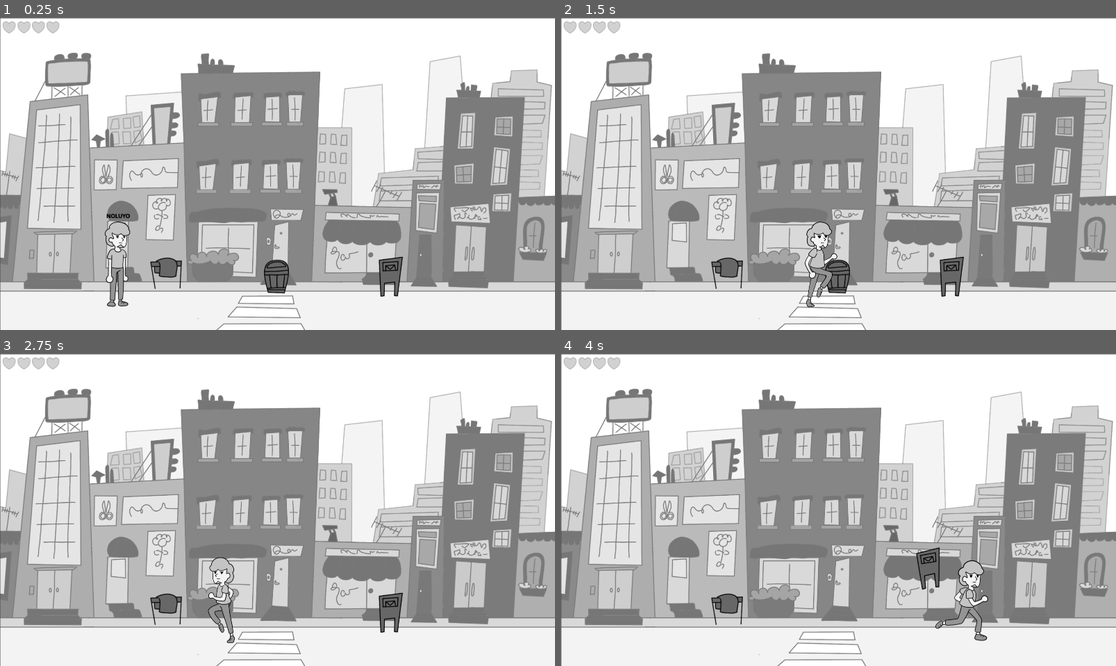
Above: before the commit, frames 1-4 (two rows, left to right).
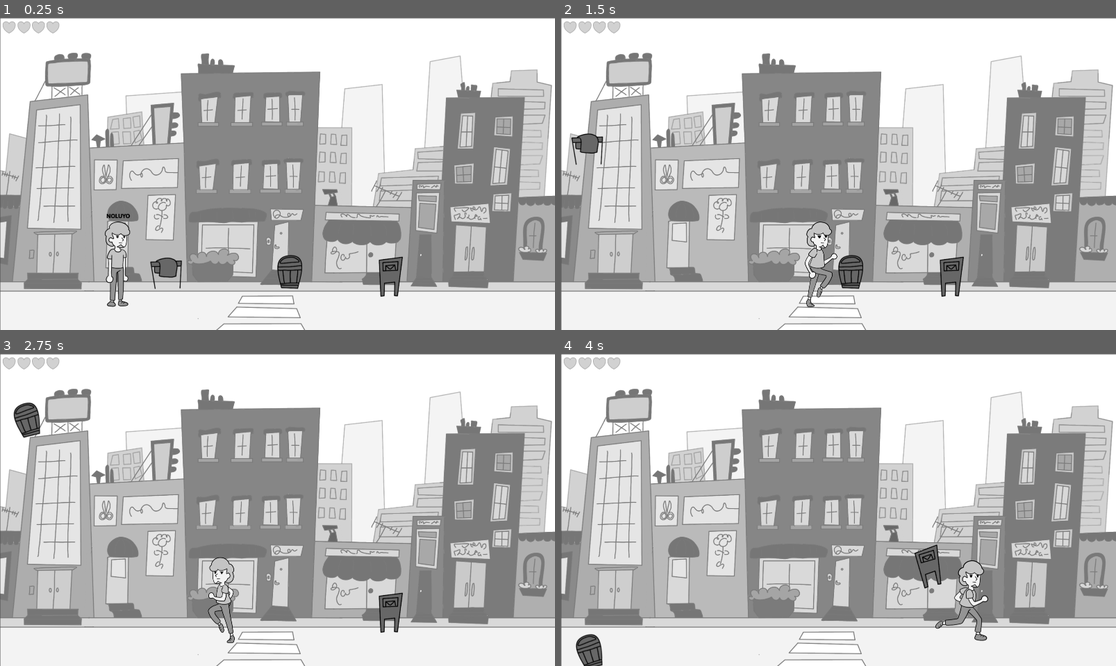
Above: after the commit, the same moments.

Repository: UmtiPako/Memoryless
Game: Godot game, scene res://Scenes/Places/dışarı/sokak_1.tscn
Same seed, same stepped clock (60 frames per second), same inputs: the game is played once before the commit and once after it. This scene is started directly instead of the project's main scene.
Inputs:
- Up to frame 1 (0.25 s): no input
- Up to frame 2 (1.5 s): tap Enter (ui_accept) at 0.5, 0.77 s; hold Right (ui_right) from 0.53 s (still down); tap Shift (Dash) at 0.6, 1.35 s
- Up to frame 3 (2.75 s): tap Enter (ui_accept) at 1.52 s; release Right (ui_right) at 2.03 s; hold Left (ui_left) from 2.03 s (still down); tap Shift (Dash) at 2.1 s
- Up to frame 4 (4 s): release Left (ui_left) at 2.78 s; hold Right (ui_right) from 2.78 s (still down); tap Shift (Dash) at 2.85, 3.6 s; tap Enter (ui_accept) at 3.02, 3.77 s

The runs differ from the first frame. In frame 1, 0.5% of the frame differs, in the area x 47-55%, y 75-89%; in frame 2, 1.1%, in the area x 1-55%, y 36-89%; in frame 3, 0.7%; in frame 4, 1.0%.

Commit message:
Proplar+3SokakSahne

Diff:
--- /dev/null
+++ b/Props/Ananas.tscn
@@ -0,0 +1,15 @@
+[gd_scene load_steps=3 format=3 uid="uid://b1qdyk5uwt86f"]
+
+[ext_resource type="PackedScene" uid="uid://dwhkxegc4l62h" path="res://Props/propbase.tscn" id="1_8oypu"]
+[ext_resource type="Texture2D" uid="uid://bu20pgyqpgoyg" path="res://Scenes/Places/dışarı/assets/Ananas.png" id="2_cqbdq"]
+
+[node name="PropBase" instance=ExtResource("1_8oypu")]
+
+[node name="CollisionShape2D" parent="." index="0"]
+position = Vector2(-10, -11.5)
+
+[node name="Sprite2D" parent="." index="1"]
+texture = ExtResource("2_cqbdq")
+
+[node name="CollisionShape2D2" parent="Area2D" index="0"]
+position = Vector2(-1.5, -12.25)
--- /dev/null
+++ b/Props/Balta.tscn
@@ -0,0 +1,23 @@
+[gd_scene load_steps=5 format=3 uid="uid://b8bmwdbyc54lg"]
+
+[ext_resource type="PackedScene" uid="uid://dwhkxegc4l62h" path="res://Props/propbase.tscn" id="1_8i8il"]
+[ext_resource type="Texture2D" uid="uid://bukcg28tprc6g" path="res://Scenes/Places/market/assets/Balta.png" id="2_wqp6r"]
+
+[sub_resource type="RectangleShape2D" id="RectangleShape2D_8i8il"]
+size = Vector2(271, 106)
+
+[sub_resource type="RectangleShape2D" id="RectangleShape2D_wqp6r"]
+size = Vector2(291, 127)
+
+[node name="PropBase" instance=ExtResource("1_8i8il")]
+
+[node name="CollisionShape2D" parent="." index="0"]
+position = Vector2(0.5, 7)
+shape = SubResource("RectangleShape2D_8i8il")
+
+[node name="Sprite2D" parent="." index="1"]
+texture = ExtResource("2_wqp6r")
+
+[node name="CollisionShape2D2" parent="Area2D" index="0"]
+position = Vector2(2.5, 2.5)
+shape = SubResource("RectangleShape2D_wqp6r")
--- /dev/null
+++ b/Props/Cop.tscn
@@ -0,0 +1,19 @@
+[gd_scene load_steps=4 format=3 uid="uid://8vxdspuv1lcj"]
+
+[ext_resource type="PackedScene" uid="uid://dwhkxegc4l62h" path="res://Props/propbase.tscn" id="1_wae10"]
+
+[sub_resource type="RectangleShape2D" id="RectangleShape2D_pdffs"]
+size = Vector2(93, 122)
+
+[sub_resource type="RectangleShape2D" id="RectangleShape2D_gp2sx"]
+size = Vector2(114, 142)
+
+[node name="PropBase" instance=ExtResource("1_wae10")]
+
+[node name="CollisionShape2D" parent="." index="0"]
+position = Vector2(4.5, -3)
+shape = SubResource("RectangleShape2D_pdffs")
+
+[node name="CollisionShape2D2" parent="Area2D" index="0"]
+position = Vector2(4, -1)
+shape = SubResource("RectangleShape2D_gp2sx")
--- /dev/null
+++ b/Props/Domat.tscn
@@ -0,0 +1,23 @@
+[gd_scene load_steps=5 format=3 uid="uid://sp5k2nao0nvc"]
+
+[ext_resource type="PackedScene" uid="uid://dwhkxegc4l62h" path="res://Props/propbase.tscn" id="1_8kx11"]
+[ext_resource type="Texture2D" uid="uid://dcce57vlv3gby" path="res://Scenes/Places/dışarı/assets/Domat.png" id="2_ykelm"]
+
+[sub_resource type="CircleShape2D" id="CircleShape2D_8kx11"]
+radius = 50.1423
+
+[sub_resource type="CircleShape2D" id="CircleShape2D_ykelm"]
+radius = 63.7122
+
+[node name="PropBase" instance=ExtResource("1_8kx11")]
+
+[node name="CollisionShape2D" parent="." index="0"]
+position = Vector2(1.5, 2)
+shape = SubResource("CircleShape2D_8kx11")
+
+[node name="Sprite2D" parent="." index="1"]
+texture = ExtResource("2_ykelm")
+
+[node name="CollisionShape2D2" parent="Area2D" index="0"]
+position = Vector2(0, 2.5)
+shape = SubResource("CircleShape2D_ykelm")
--- a/Props/HavluAskılığı.tscn
+++ b/Props/HavluAskılığı.tscn
@@ -1,15 +1,23 @@
-[gd_scene load_steps=3 format=3 uid="uid://cmik73bnmdtnk"]
+[gd_scene load_steps=5 format=3 uid="uid://cmik73bnmdtnk"]
 
 [ext_resource type="PackedScene" uid="uid://dwhkxegc4l62h" path="res://Props/propbase.tscn" id="1_qpxa3"]
 [ext_resource type="Texture2D" uid="uid://bhr2yi2rd6lg6" path="res://Scenes/Places/içeri/assets/HavluAskısı.png" id="2_xwt4f"]
 
+[sub_resource type="RectangleShape2D" id="RectangleShape2D_qpxa3"]
+size = Vector2(113, 112)
+
+[sub_resource type="RectangleShape2D" id="RectangleShape2D_xwt4f"]
+size = Vector2(135, 136)
+
 [node name="PropBase" instance=ExtResource("1_qpxa3")]
 
 [node name="CollisionShape2D" parent="." index="0"]
-position = Vector2(-1.5, -10.75)
+position = Vector2(-0.5, -10)
+shape = SubResource("RectangleShape2D_qpxa3")
 
 [node name="Sprite2D" parent="." index="1"]
 texture = ExtResource("2_xwt4f")
 
 [node name="CollisionShape2D2" parent="Area2D" index="0"]
-position = Vector2(0.5, -11.5)
+position = Vector2(-0.5, -12)
+shape = SubResource("RectangleShape2D_xwt4f")
--- /dev/null
+++ b/Props/Havuc.tscn
@@ -0,0 +1,27 @@
+[gd_scene load_steps=5 format=3 uid="uid://bf5alvrpvky6n"]
+
+[ext_resource type="PackedScene" uid="uid://dwhkxegc4l62h" path="res://Props/propbase.tscn" id="1_07co6"]
+[ext_resource type="Texture2D" uid="uid://cljiwejfbdmpb" path="res://Scenes/Places/dışarı/assets/Havuc.png" id="2_x0gli"]
+
+[sub_resource type="CapsuleShape2D" id="CapsuleShape2D_07co6"]
+radius = 31.7341
+height = 183.61
+
+[sub_resource type="CapsuleShape2D" id="CapsuleShape2D_x0gli"]
+radius = 37.744
+height = 199.722
+
+[node name="PropBase" instance=ExtResource("1_07co6")]
+
+[node name="CollisionShape2D" parent="." index="0"]
+position = Vector2(3, 3)
+rotation = 0.598648
+shape = SubResource("CapsuleShape2D_07co6")
+
+[node name="Sprite2D" parent="." index="1"]
+texture = ExtResource("2_x0gli")
+
+[node name="CollisionShape2D2" parent="Area2D" index="0"]
+position = Vector2(3, 2)
+rotation = 0.598648
+shape = SubResource("CapsuleShape2D_x0gli")
--- a/Props/KayganZemin.tscn
+++ b/Props/KayganZemin.tscn
@@ -1,16 +1,23 @@
-[gd_scene load_steps=3 format=3 uid="uid://w1ytemwno1i1"]
+[gd_scene load_steps=5 format=3 uid="uid://w1ytemwno1i1"]
 
 [ext_resource type="PackedScene" uid="uid://dwhkxegc4l62h" path="res://Props/propbase.tscn" id="1_162tc"]
 [ext_resource type="Texture2D" uid="uid://bw6gv0tbh7rof" path="res://Scenes/Places/içeri/assets/KayganTabela.png" id="2_k5wib"]
 
+[sub_resource type="RectangleShape2D" id="RectangleShape2D_162tc"]
+size = Vector2(91, 102)
+
+[sub_resource type="RectangleShape2D" id="RectangleShape2D_k5wib"]
+size = Vector2(106, 120)
+
 [node name="PropBase" instance=ExtResource("1_162tc")]
 
 [node name="CollisionShape2D" parent="." index="0"]
-position = Vector2(-8.5, -2)
+position = Vector2(-8.5, 1)
+shape = SubResource("RectangleShape2D_162tc")
 
 [node name="Sprite2D" parent="." index="1"]
 texture = ExtResource("2_k5wib")
 
 [node name="CollisionShape2D2" parent="Area2D" index="0"]
-visible = false
-position = Vector2(-5.75, -4)
+position = Vector2(-5, 1)
+shape = SubResource("RectangleShape2D_k5wib")
--- a/Props/Makas.tscn
+++ b/Props/Makas.tscn
@@ -1,15 +1,23 @@
-[gd_scene load_steps=3 format=3 uid="uid://cvqo2npvvf3i1"]
+[gd_scene load_steps=5 format=3 uid="uid://cvqo2npvvf3i1"]
 
 [ext_resource type="PackedScene" uid="uid://dwhkxegc4l62h" path="res://Props/propbase.tscn" id="1_fsvk2"]
 [ext_resource type="Texture2D" uid="uid://bym7k1gulagx5" path="res://Scenes/Places/içeri/assets/Scissors.png" id="2_5mrnk"]
 
+[sub_resource type="RectangleShape2D" id="RectangleShape2D_fsvk2"]
+size = Vector2(129, 165)
+
+[sub_resource type="RectangleShape2D" id="RectangleShape2D_5mrnk"]
+size = Vector2(145, 199)
+
 [node name="PropBase" instance=ExtResource("1_fsvk2")]
 
 [node name="CollisionShape2D" parent="." index="0"]
-position = Vector2(-3, 10.5)
+position = Vector2(-1.5, 14.5)
+shape = SubResource("RectangleShape2D_fsvk2")
 
 [node name="Sprite2D" parent="." index="1"]
 texture = ExtResource("2_5mrnk")
 
 [node name="CollisionShape2D2" parent="Area2D" index="0"]
-position = Vector2(0, 11)
+position = Vector2(-0.5, 9.5)
+shape = SubResource("RectangleShape2D_5mrnk")
--- /dev/null
+++ b/Props/Misir.tscn
@@ -0,0 +1,27 @@
+[gd_scene load_steps=5 format=3 uid="uid://bh7etrnupssjk"]
+
+[ext_resource type="PackedScene" uid="uid://dwhkxegc4l62h" path="res://Props/propbase.tscn" id="1_mjnhy"]
+[ext_resource type="Texture2D" uid="uid://36vecgcd0v0c" path="res://Scenes/Places/dışarı/assets/Misir.png" id="2_2cr6y"]
+
+[sub_resource type="CapsuleShape2D" id="CapsuleShape2D_mjnhy"]
+radius = 43.6561
+height = 121.488
+
+[sub_resource type="CapsuleShape2D" id="CapsuleShape2D_2cr6y"]
+radius = 53.8464
+height = 175.819
+
+[node name="PropBase" instance=ExtResource("1_mjnhy")]
+
+[node name="CollisionShape2D" parent="." index="0"]
+position = Vector2(6, 4)
+rotation = 0.359538
+shape = SubResource("CapsuleShape2D_mjnhy")
+
+[node name="Sprite2D" parent="." index="1"]
+position = Vector2(-2, 0)
+texture = ExtResource("2_2cr6y")
+
+[node name="CollisionShape2D2" parent="Area2D" index="0"]
+rotation = 0.359538
+shape = SubResource("CapsuleShape2D_2cr6y")
--- /dev/null
+++ b/Props/Pasta.tscn
@@ -0,0 +1,23 @@
+[gd_scene load_steps=5 format=3 uid="uid://cw17bd0gdhbrd"]
+
+[ext_resource type="PackedScene" uid="uid://dwhkxegc4l62h" path="res://Props/propbase.tscn" id="1_j0ymn"]
+[ext_resource type="Texture2D" uid="uid://blm028h47m45" path="res://Scenes/Places/market/assets/Pasta.png" id="2_6ta5p"]
+
+[sub_resource type="RectangleShape2D" id="RectangleShape2D_j0ymn"]
+size = Vector2(147, 119)
+
+[sub_resource type="RectangleShape2D" id="RectangleShape2D_6ta5p"]
+size = Vector2(156, 136)
+
+[node name="PropBase" instance=ExtResource("1_j0ymn")]
+
+[node name="CollisionShape2D" parent="." index="0"]
+position = Vector2(7.5, 4.5)
+shape = SubResource("RectangleShape2D_j0ymn")
+
+[node name="Sprite2D" parent="." index="1"]
+texture = ExtResource("2_6ta5p")
+
+[node name="CollisionShape2D2" parent="Area2D" index="0"]
+position = Vector2(8, 0)
+shape = SubResource("RectangleShape2D_6ta5p")
--- /dev/null
+++ b/Props/Sise.tscn
@@ -0,0 +1,23 @@
+[gd_scene load_steps=5 format=3 uid="uid://cvu7p77ghufo8"]
+
+[ext_resource type="PackedScene" uid="uid://dwhkxegc4l62h" path="res://Props/propbase.tscn" id="1_gjhgx"]
+[ext_resource type="Texture2D" uid="uid://jbu4bn373yr5" path="res://Scenes/Places/market/assets/Şişe.png" id="2_728o8"]
+
+[sub_resource type="RectangleShape2D" id="RectangleShape2D_gjhgx"]
+size = Vector2(151, 198)
+
+[sub_resource type="RectangleShape2D" id="RectangleShape2D_728o8"]
+size = Vector2(169, 218)
+
+[node name="PropBase" instance=ExtResource("1_gjhgx")]
+
+[node name="CollisionShape2D" parent="." index="0"]
+position = Vector2(21.5, -4)
+shape = SubResource("RectangleShape2D_gjhgx")
+
+[node name="Sprite2D" parent="." index="1"]
+texture = ExtResource("2_728o8")
+
+[node name="CollisionShape2D2" parent="Area2D" index="0"]
+position = Vector2(18.5, -6)
+shape = SubResource("RectangleShape2D_728o8")
--- /dev/null
+++ b/Props/Sprey.tscn
@@ -0,0 +1,23 @@
+[gd_scene load_steps=5 format=3 uid="uid://c88is0id8spox"]
+
+[ext_resource type="PackedScene" uid="uid://dwhkxegc4l62h" path="res://Props/propbase.tscn" id="1_xmcpe"]
+[ext_resource type="Texture2D" uid="uid://bg3ha5kipsqqs" path="res://Scenes/Places/market/assets/Sprey.png" id="2_8po0b"]
+
+[sub_resource type="RectangleShape2D" id="RectangleShape2D_xmcpe"]
+size = Vector2(111, 155)
+
+[sub_resource type="RectangleShape2D" id="RectangleShape2D_8po0b"]
+size = Vector2(133, 185)
+
+[node name="PropBase" instance=ExtResource("1_xmcpe")]
+
+[node name="CollisionShape2D" parent="." index="0"]
+position = Vector2(4.5, 5.5)
+shape = SubResource("RectangleShape2D_xmcpe")
+
+[node name="Sprite2D" parent="." index="1"]
+texture = ExtResource("2_8po0b")
+
+[node name="CollisionShape2D2" parent="Area2D" index="0"]
+position = Vector2(2.5, 1.5)
+shape = SubResource("RectangleShape2D_8po0b")
--- a/Props/posta.tscn
+++ b/Props/posta.tscn
@@ -1,15 +1,23 @@
-[gd_scene load_steps=3 format=3 uid="uid://dx7glo2oy1iun"]
+[gd_scene load_steps=5 format=3 uid="uid://dx7glo2oy1iun"]
 
 [ext_resource type="PackedScene" uid="uid://dwhkxegc4l62h" path="res://Props/propbase.tscn" id="1_wfhj8"]
 [ext_resource type="Texture2D" uid="uid://dudakqf00twdt" path="res://Scenes/Places/dışarı/assets/PostaKutusu.png" id="2_h6yvu"]
 
+[sub_resource type="RectangleShape2D" id="RectangleShape2D_wfhj8"]
+size = Vector2(86, 142)
+
+[sub_resource type="RectangleShape2D" id="RectangleShape2D_h6yvu"]
+size = Vector2(105, 169)
+
 [node name="PropBase" instance=ExtResource("1_wfhj8")]
 
 [node name="CollisionShape2D" parent="." index="0"]
-visible = false
+position = Vector2(5, 0)
+shape = SubResource("RectangleShape2D_wfhj8")
 
 [node name="Sprite2D" parent="." index="1"]
 texture = ExtResource("2_h6yvu")
 
 [node name="CollisionShape2D2" parent="Area2D" index="0"]
-position = Vector2(6, 0)
+position = Vector2(4.5, -5.5)
+shape = SubResource("RectangleShape2D_h6yvu")
--- a/Props/propbase.tscn
+++ b/Props/propbase.tscn
@@ -1,10 +1,7 @@
-[gd_scene load_steps=4 format=3 uid="uid://dwhkxegc4l62h"]
+[gd_scene load_steps=3 format=3 uid="uid://dwhkxegc4l62h"]
 
 [ext_resource type="Script" uid="uid://cvro6ta85s8t8" path="res://Props/propbase.gd" id="1_30fwv"]
 [ext_resource type="Texture2D" uid="uid://csawtdke088hp" path="res://Scenes/Places/dışarı/assets/CopKutusu.png" id="1_oky8h"]
-
-[sub_resource type="RectangleShape2D" id="RectangleShape2D_dh1f3"]
-size = Vector2(115, 117.5)
 
 [node name="PropBase" type="RigidBody2D"]
 collision_layer = 4
@@ -14,7 +11,6 @@
 
 [node name="CollisionShape2D" type="CollisionShape2D" parent="."]
 position = Vector2(3.5, -2)
-shape = SubResource("RectangleShape2D_dh1f3")
 
 [node name="Sprite2D" type="Sprite2D" parent="."]
 texture = ExtResource("1_oky8h")
@@ -25,6 +21,5 @@
 
 [node name="CollisionShape2D2" type="CollisionShape2D" parent="Area2D"]
 position = Vector2(5, -4)
-shape = SubResource("RectangleShape2D_dh1f3")
 
 [connection signal="body_entered" from="Area2D" to="." method="_on_area_2d_body_entered"]
--- a/Scenes/Places/dışarı/sokak_1.tscn
+++ b/Scenes/Places/dışarı/sokak_1.tscn
@@ -2,8 +2,8 @@
 
 [ext_resource type="PackedScene" uid="uid://catujxkkpafh6" path="res://Scenes/Places/Sahne_0.tscn" id="1_u7xv0"]
 [ext_resource type="Texture2D" uid="uid://c5m8lpwu81q1n" path="res://Scenes/Places/dışarı/assets/SokakBg.png" id="2_3vkd7"]
-[ext_resource type="PackedScene" uid="uid://dwhkxegc4l62h" path="res://Props/propbase.tscn" id="3_yr05y"]
 [ext_resource type="PackedScene" uid="uid://dx7glo2oy1iun" path="res://Props/posta.tscn" id="4_vgvij"]
+[ext_resource type="PackedScene" uid="uid://8vxdspuv1lcj" path="res://Props/Cop.tscn" id="5_8am5a"]
 [ext_resource type="PackedScene" uid="uid://cmik73bnmdtnk" path="res://Props/HavluAskılığı.tscn" id="5_jvxfm"]
 
 [node name="Sokak1" instance=ExtResource("1_u7xv0")]
@@ -11,17 +11,17 @@
 [node name="bg" parent="." index="0"]
 texture = ExtResource("2_3vkd7")
 
-[node name="PropBase" parent="." index="5" instance=ExtResource("3_yr05y")]
-position = Vector2(952, 896)
-
-[node name="The_Guy" parent="." index="6"]
+[node name="The_Guy" parent="." index="5"]
 scale = Vector2(0.8, 0.8)
 
-[node name="NavigationRegion2D" parent="." index="7"]
+[node name="NavigationRegion2D" parent="." index="6"]
 position = Vector2(1, 6)
 
-[node name="PropBase2" parent="." index="9" instance=ExtResource("4_vgvij")]
+[node name="PropBase2" parent="." index="8" instance=ExtResource("4_vgvij")]
 position = Vector2(1347, 892)
 
-[node name="PropBase3" parent="." index="10" instance=ExtResource("5_jvxfm")]
+[node name="PropBase3" parent="." index="9" instance=ExtResource("5_jvxfm")]
 position = Vector2(575, 892)
+
+[node name="PropBase" parent="." index="10" instance=ExtResource("5_8am5a")]
+position = Vector2(998, 880)
--- a/Scenes/Places/dışarı/sokak_2.tscn
+++ b/Scenes/Places/dışarı/sokak_2.tscn
@@ -4,7 +4,7 @@
 [ext_resource type="Texture2D" uid="uid://c5m8lpwu81q1n" path="res://Scenes/Places/dışarı/assets/SokakBg.png" id="2_ieihe"]
 [ext_resource type="PackedScene" uid="uid://bif4i1b6swes2" path="res://People/Enemies/enemy.tscn" id="3_pcbnl"]
 [ext_resource type="PackedScene" uid="uid://dx7glo2oy1iun" path="res://Props/posta.tscn" id="4_kkypl"]
-[ext_resource type="PackedScene" uid="uid://dwhkxegc4l62h" path="res://Props/propbase.tscn" id="5_d7o8v"]
+[ext_resource type="PackedScene" uid="uid://8vxdspuv1lcj" path="res://Props/Cop.tscn" id="5_8brxy"]
 
 [node name="Sahne0" instance=ExtResource("1_8brxy")]
 
@@ -21,8 +21,8 @@
 [node name="PropBase" parent="." index="9" instance=ExtResource("4_kkypl")]
 position = Vector2(158, 879)
 
-[node name="PropBase2" parent="." index="10" instance=ExtResource("5_d7o8v")]
-position = Vector2(1653, 886)
+[node name="PropBase2" parent="." index="10" instance=ExtResource("5_8brxy")]
+position = Vector2(1463, 867)
 
-[node name="PropBase3" parent="." index="11" instance=ExtResource("5_d7o8v")]
-position = Vector2(1349, 888)
+[node name="PropBase3" parent="." index="11" instance=ExtResource("5_8brxy")]
+position = Vector2(1692, 872)
--- a/Scenes/Places/dışarı/sokak_3.tscn
+++ b/Scenes/Places/dışarı/sokak_3.tscn
@@ -3,7 +3,7 @@
 [ext_resource type="PackedScene" uid="uid://catujxkkpafh6" path="res://Scenes/Places/Sahne_0.tscn" id="1_7815p"]
 [ext_resource type="Texture2D" uid="uid://c5m8lpwu81q1n" path="res://Scenes/Places/dışarı/assets/SokakBg.png" id="2_fxnbq"]
 [ext_resource type="PackedScene" uid="uid://bif4i1b6swes2" path="res://People/Enemies/enemy.tscn" id="3_fxnbq"]
-[ext_resource type="PackedScene" uid="uid://dwhkxegc4l62h" path="res://Props/propbase.tscn" id="3_pftrp"]
+[ext_resource type="PackedScene" uid="uid://8vxdspuv1lcj" path="res://Props/Cop.tscn" id="4_fxnbq"]
 
 [node name="Sahne0" instance=ExtResource("1_7815p")]
 
@@ -21,32 +21,20 @@
 [node name="The_Guy" parent="." index="7"]
 scale = Vector2(0.8, 0.8)
 
-[node name="PropBase" parent="." index="10" instance=ExtResource("3_pftrp")]
-position = Vector2(835, 914)
+[node name="PropBase" parent="." index="10" instance=ExtResource("4_fxnbq")]
+position = Vector2(928, 891)
 
-[node name="PropBase2" parent="." index="11" instance=ExtResource("3_pftrp")]
-position = Vector2(948, 914)
+[node name="PropBase2" parent="." index="11" instance=ExtResource("4_fxnbq")]
+position = Vector2(1041, 891)
 
-[node name="PropBase3" parent="." index="12" instance=ExtResource("3_pftrp")]
-position = Vector2(1064, 923)
+[node name="PropBase3" parent="." index="12" instance=ExtResource("4_fxnbq")]
+position = Vector2(1156, 891)
 
-[node name="PropBase4" parent="." index="13" instance=ExtResource("3_pftrp")]
-position = Vector2(1194, 928)
+[node name="PropBase4" parent="." index="13" instance=ExtResource("4_fxnbq")]
+position = Vector2(968, 761)
 
-[node name="PropBase5" parent="." index="14" instance=ExtResource("3_pftrp")]
-position = Vector2(899, 813)
+[node name="PropBase5" parent="." index="14" instance=ExtResource("4_fxnbq")]
+position = Vector2(1093, 761)
 
-[node name="PropBase6" parent="." index="15" instance=ExtResource("3_pftrp")]
-position = Vector2(1022, 811)
-
-[node name="PropBase7" parent="." index="16" instance=ExtResource("3_pftrp")]
-position = Vector2(1146, 809)
-
-[node name="PropBase8" parent="." index="17" instance=ExtResource("3_pftrp")]
-position = Vector2(967, 683)
-
-[node name="PropBase9" parent="." index="18" instance=ExtResource("3_pftrp")]
-position = Vector2(1097, 683)
-
-[node name="PropBase10" parent="." index="19" instance=ExtResource("3_pftrp")]
-position = Vector2(1040, 558)
+[node name="PropBase6" parent="." index="15" instance=ExtResource("4_fxnbq")]
+position = Vector2(1022, 634)
Binary file added: Scenes/Places/dışarı/assets/Ananas.png
Not shown, added: Scenes/Places/dışarı/assets/Ananas.png.import
Binary file added: Scenes/Places/dışarı/assets/Domat.png
Not shown, added: Scenes/Places/dışarı/assets/Domat.png.import
Binary file added: Scenes/Places/dışarı/assets/Havuc.png
Not shown, added: Scenes/Places/dışarı/assets/Havuc.png.import
Binary file added: Scenes/Places/dışarı/assets/Manav.png
Not shown, added: Scenes/Places/dışarı/assets/Manav.png.import
Binary file added: Scenes/Places/dışarı/assets/Misir.png
Not shown, added: Scenes/Places/dışarı/assets/Misir.png.import
Binary file added: Scenes/Places/market/assets/Balta.png
Not shown, added: Scenes/Places/market/assets/Balta.png.import
(and 16 more such lines)
